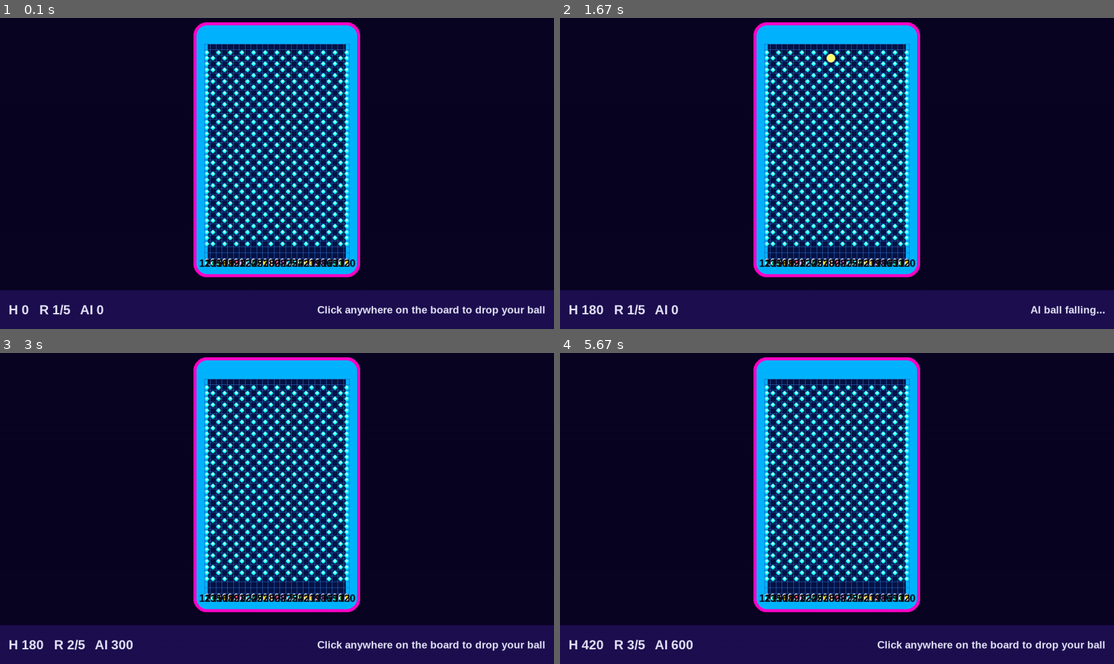
Above: before the commit, frames 1-4 (two rows, left to right).
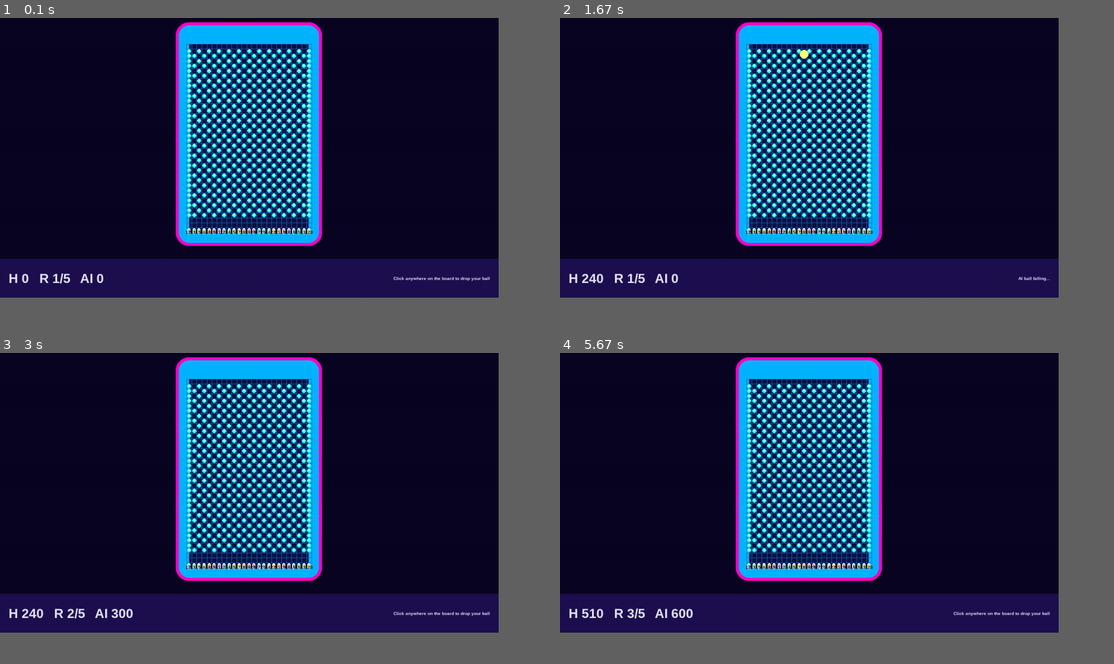
Above: after the commit, the same moments.

Repository: Hoffalo/ads-plinko
Game: pygame game, started from plinko_pygame.py
Two runs of this game, one before a commit and one after it. Both use one fixed random seed, a clock stepped at 60 frames per second and the inputs below.
Inputs (mouse positions are in pixels of both pictures, inside the frame that each line leads up to):
- Up to frame 1 (0.1 s): no input
- Up to frame 2 (1.67 s): click (809, 157) at 0.38 s
- Up to frame 3 (3 s): no input
- Up to frame 4 (5.67 s): click (792, 446) at 3.22 s
In our replay, the window is 900x506 before the commit and 810x455 after it. These sizes can differ from the game's own. Grey fills any space a smaller window leaves; there, only what the larger window draws over its background counts as a difference.

The runs differ from the first frame. In frame 1, 39% of the frame differs, in the area x 0-100%, y 0-96%; in frame 2, 39%; in frame 3, 39%; in frame 4, 39%.

Commit message:
last min structural changes

Diff:
--- a/graph_dp.py
+++ b/graph_dp.py
@@ -61,46 +61,46 @@
 
     return node_for_slot(column)
 
+def expected_value_for_node(node, board_model, neighbors, expected_value):
+    if node in expected_value:
+        return expected_value[node]
+    kind = node[0]
+
+    if kind == "slot":
+        slot_column = node[1]
+        value = float(board_model.get_slot_score_at_column(slot_column))
+        expected_value[node] = value
+        return value
+
+    neighbor_list = neighbors.get(node, [])
+    if not neighbor_list:
+        value = 0.0
+        expected_value[node] = value
+        return value
+
+    total = 0.0
+    for child_node, probability in neighbor_list:
+        child_value = expected_value_for_node(child_node, board_model, neighbors, expected_value)
+        total = total + probability * child_value
+
+    expected_value[node] = total
+    return total
+
 def compute_expected_values(board_model):
     neighbors, start_nodes = build_graph(board_model)
     expected_value = {}
+    result_list = []
 
-    def expected_value_for_node(node):
-        if node in expected_value:
-            return expected_value[node]
-        kind = node[0]
-
-        if kind == "slot":
-            slot_column = node[1]
-            value = float(board_model.get_slot_score_at_column(slot_column))
-            expected_value[node] = value
-            return value
-
-        neighbor_list = neighbors.get(node, [])
-
-        if not neighbor_list:
-            value = 0.0
-            expected_value[node] = value
-            return value
-
-        total = 0.0
-        for child_node, probability in neighbor_list:
-            child_value = expected_value_for_node(child_node)
-            total = total + probability * child_value
-
-        expected_value[node] = total
-        return total
-
-    result_list = []
-    #built list of expected values per column
     for column in range(board_model.number_of_columns):
         start_node = start_nodes.get(column)
         if start_node is None:
             result_list.append(0.0)
         else:
-            result_list.append(expected_value_for_node(start_node))
+            value = expected_value_for_node(start_node, board_model, neighbors, expected_value)
+            result_list.append(value)
 
     return result_list
+
 
 def choose_best_column(board_model):
     expected_values_list = compute_expected_values(board_model)
--- a/plinko_pygame.py
+++ b/plinko_pygame.py
@@ -3,7 +3,7 @@
 import graph_dp
 import simulation
 
-FULLSCREEN = True
+FULLSCREEN = False
 
 COLOR_BACKGROUND   = (10, 5, 35)
 COLOR_BOARD_PANEL  = (7, 20, 70)
@@ -51,7 +51,7 @@
 ball_color = COLOR_HUMAN_BALL
 path_points = []
 path_index = 0
-ball_speed = 12.0
+ball_speed = 10.0
 
 last_human_round_score = 0
 last_ai_round_score = 0
@@ -502,7 +502,7 @@
 
     layout = compute_layout(sw, sh)
 
-    font_small = pygame.font.SysFont("arial", 24, bold=True)
+    font_small = pygame.font.SysFont("arial", 10, bold=True)
     font_big   = pygame.font.SysFont("arial", 30, bold=True)
     font_huge  = pygame.font.SysFont("arial", 70, bold=True)
 
